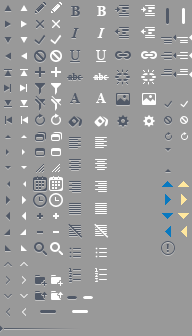
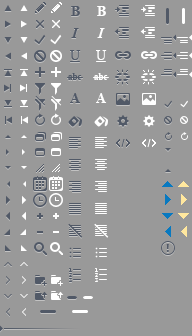
Layers edited between the first and the second (192, 336) image:
added layer "view-html" in group "editor" over <box>116,139,130,148</box>
added layer "view-html hover" in group "editor" over <box>142,139,156,148</box>
